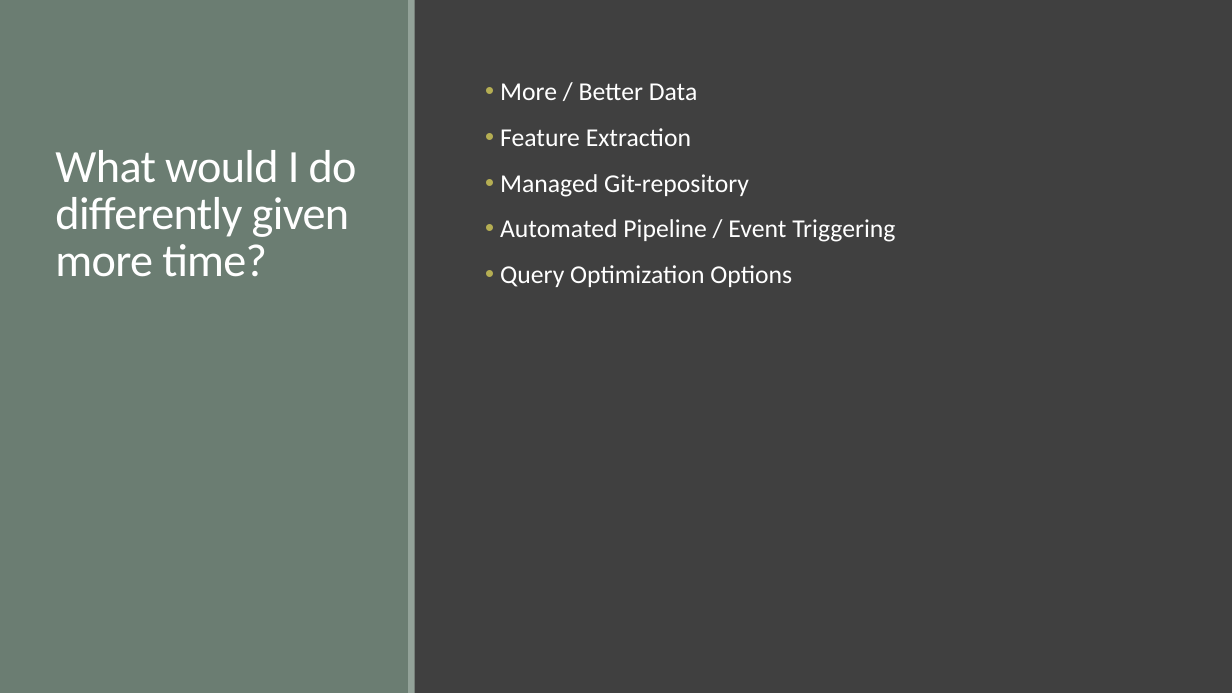
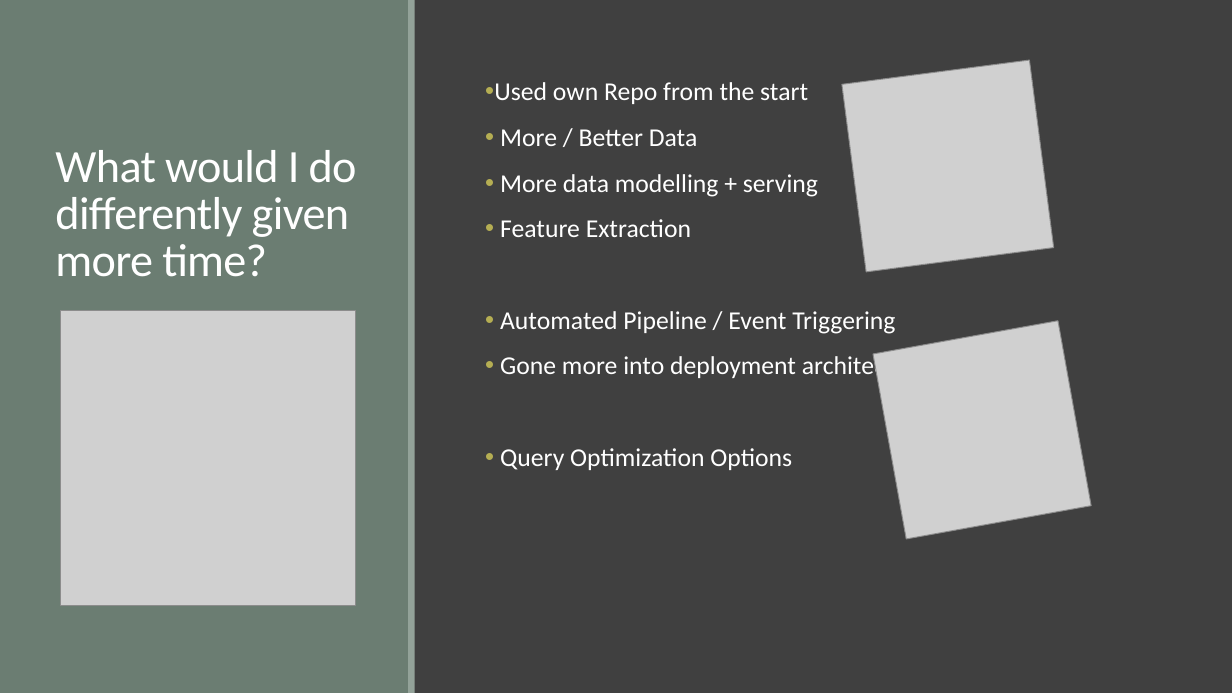
Before and after one commit to Mie-Jonasson/Snowflake_DBT, a slide deck: slide 7 of Flights-Presentation.pptx. Drawn at 1232x693 pixels with LibreOffice and Linux fonts; fonts in the diff are those of the drawing; grey boxes stand for pictures. Boxes give left, top, right and bottom in pixels: in the first picture for what was removed or moved away, otherwise in the second. Text is boxed around its words. In the diff, an @@ line names an element or a change of style, - is before the commit and + after.

Commit message:
update pptx

```diff
--- a/Flights-Presentation.pptx
+++ b/Flights-Presentation.pptx
@@ text at (494, 82, 808, 104): paragraph added @@
+• Used own Repo from the start
@@ picture added at (842, 60, 1054, 272) @@
@@ text at (500, 174, 818, 197): paragraph added @@
+• More data modelling + serving
@@ text at (500, 174, 749, 197): paragraph removed @@
-• Managed Git-repository
@@ picture added at (61, 311, 356, 605) @@
@@ picture added at (873, 321, 1091, 539) @@
@@ text at (500, 353, 929, 380): paragraph added @@
+• Gone more into deployment architecture
```
Also in this commit, not shown: 1 other slide changed.
